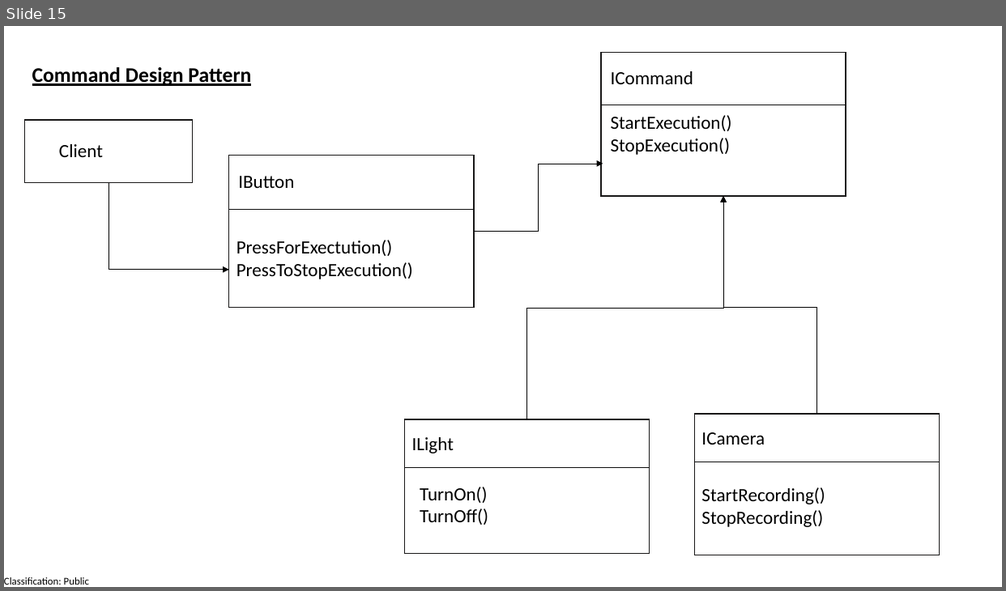
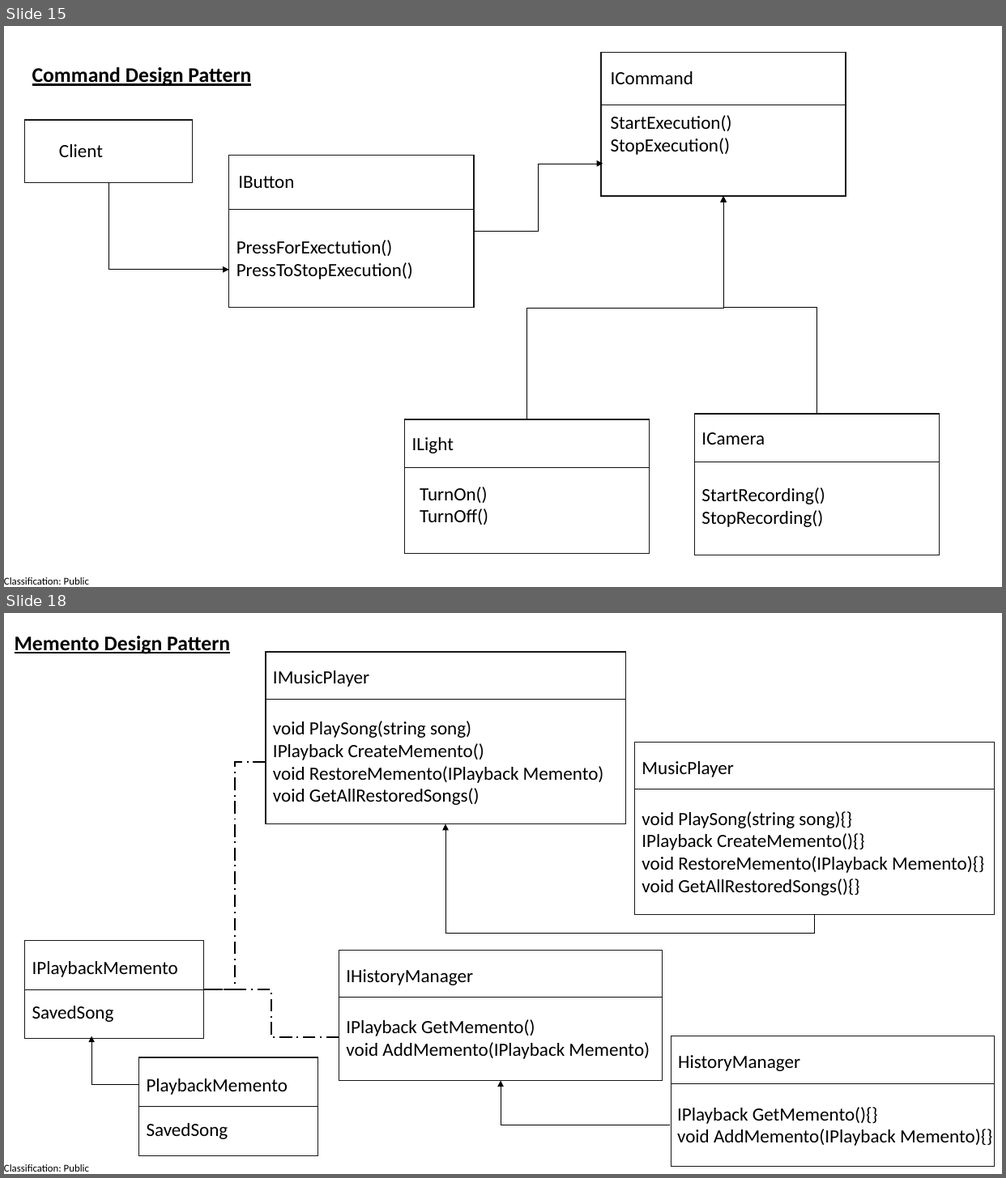
Before and after one commit to manaswiniray/DesignPatterns, a slide deck: UMLDiagrams.pptx. Shown one above the other, each under a label of ours: slide 15 before the commit, slides 15 and 18 after it; the slides between them are not shown. The pictures are 1006x591 and 1006x1178 pixels, drawn with LibreOffice and Linux fonts; fonts in the diff are those of the drawing. Boxes give left, top, right and bottom in pixels: in the first picture for what was removed or moved away, otherwise in the second. Text is boxed around its words. In the diff, an @@ line names an element or a change of style, - is before the commit and + after.

Commit message:
Committed for Memento Design Pattern

```diff
--- a/UMLDiagrams.pptx
+++ b/UMLDiagrams.pptx
@@ slide 18 added at (4,613,1002,1174), background #FFFFFF; not listed: 1 template element that a slide beside it also shows @@
@@ text added at (15,636,230,654), 20 pt, text #000000, bold, underline @@
+Memento Design Pattern
@@ rectangle added at (266,652,625,824), outline #181717 1 pt @@
@@ text added at (273,671,369,687), 18 pt, text #000000 @@
+IMusicPlayer
@@ line added from (266, 699) to (626, 699), #0D0D0D 0.5 pt @@
@@ text added at (273,721,604,805), 18 pt, text #000000 @@
+void PlaySong(string song)
+IPlayback CreateMemento()
+void RestoreMemento(IPlayback Memento)
+void GetAllRestoredSongs()
@@ rectangle added at (634,743,995,914), outline #181717 1 pt @@
@@ elbow line added from (266, 762) to (204, 990), #000000 1.5 pt dashed @@
@@ text added at (641,761,733,777), 18 pt, text #000000 @@
+MusicPlayer
@@ line added from (634, 789) to (995, 789), #0D0D0D 0.5 pt @@
@@ elbow arrow added from (815, 914) to (445, 824), #000000 0.5 pt @@
@@ text added at (641,811,984,896), 18 pt, text #000000 @@
+void PlaySong(string song){}
+IPlayback CreateMemento(){}
+void RestoreMemento(IPlayback Memento){}
+void GetAllRestoredSongs(){}
@@ rectangle added at (25,940,205,1038), outline #181717 1 pt @@
@@ rectangle added at (339,951,662,1081), outline #181717 1 pt @@
@@ text added at (32,961,178,977), 18 pt, text #000000 @@
+IPlaybackMemento
@@ text added at (346,969,473,986), 18 pt, text #000000 @@
+IHistoryManager
@@ line added from (25, 990) to (204, 990), #0D0D0D 0.5 pt @@
@@ elbow line added from (339, 1038) to (204, 990), #000000 1.5 pt dashed @@
@@ line added from (339, 998) to (663, 998), #0D0D0D 0.5 pt @@
@@ text added at (32,1006,114,1022), 18 pt, text #000000 @@
+SavedSong
@@ text added at (346,1020,650,1059), 18 pt, text #000000 @@
+IPlayback GetMemento()
+void AddMemento(IPlayback Memento)
@@ elbow arrow added from (138, 1084) to (91, 1037), #000000 0.5 pt @@
@@ rectangle added at (671,1037,995,1167), outline #181717 1 pt @@
@@ rectangle added at (138,1058,318,1156), outline #181717 1 pt @@
@@ text added at (678,1055,800,1071), 18 pt, text #000000 @@
+HistoryManager
@@ text added at (147,1079,288,1095), 18 pt, text #000000 @@
+PlaybackMemento
@@ elbow arrow added from (671, 1125) to (501, 1081), #000000 0.5 pt @@
@@ line added from (671, 1084) to (995, 1084), #0D0D0D 0.5 pt @@
@@ line added from (138, 1107) to (318, 1107), #0D0D0D 0.5 pt @@
@@ text added at (677,1107,992,1146), 18 pt, text #000000 @@
+IPlayback GetMemento(){}
+void AddMemento(IPlayback Memento){}
@@ text added at (147,1123,228,1139), 18 pt, text #000000 @@
+SavedSong
```
Also in this commit, not shown: 2 slides changed, 10 other files.
